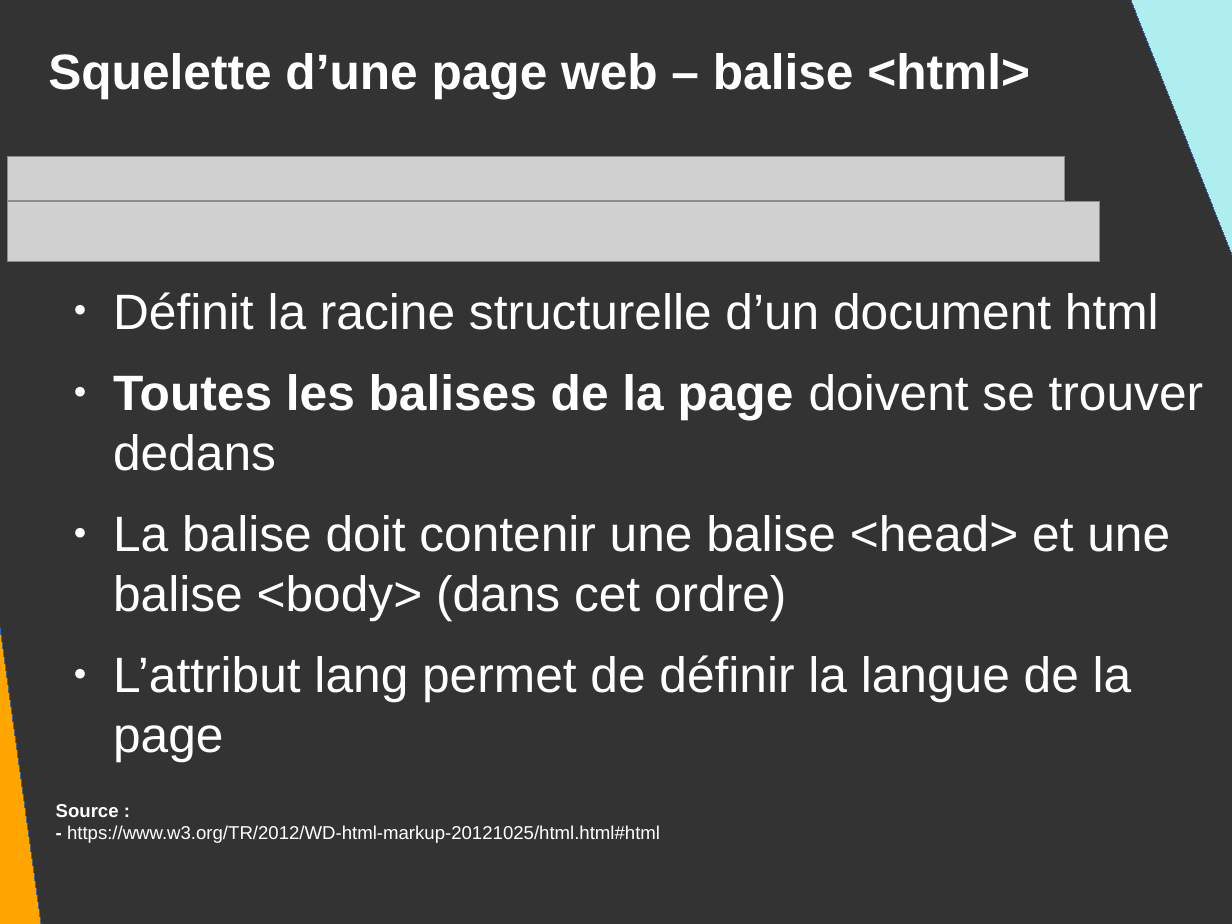
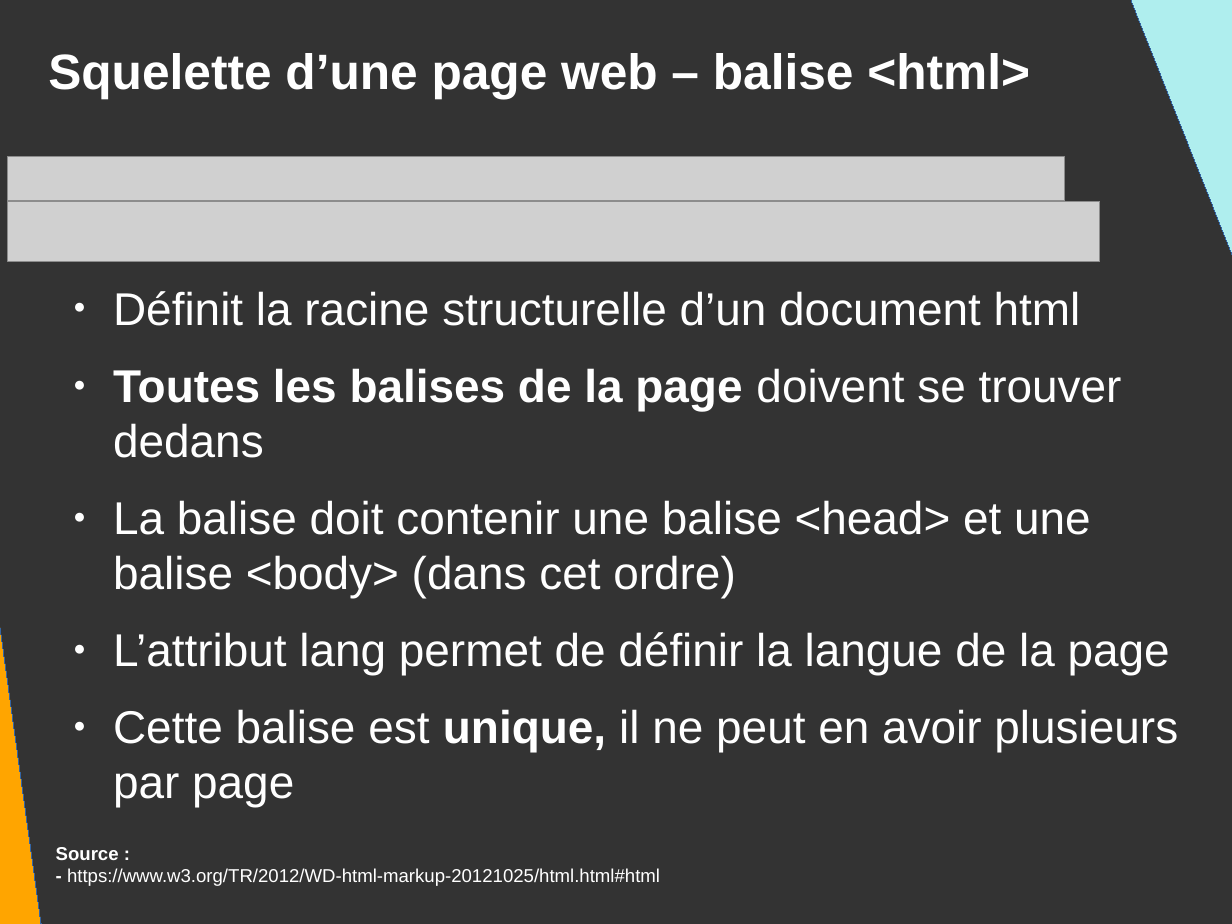
Before and after one commit to DanYellow/presentations, a slide deck: slide 19 of mmi/html/travaux-pratiques/numero-1/presentation.odp (slide 31 before the commit). Drawn at 1232x924 pixels with LibreOffice and Linux fonts; fonts in the diff are those of the drawing; grey boxes stand for pictures. Boxes give left, top, right and bottom in pixels: in the first picture for what was removed or moved away, otherwise in the second. Text is boxed around its words. In the diff, an @@ line names an element or a change of style, - is before the commit and + after.

```diff
--- a/mmi/html/travaux-pratiques/numero-1/presentation.odp
+++ b/mmi/html/travaux-pratiques/numero-1/presentation.odp
@@ text at (113, 291, 1170, 675): size 32 to 29.6 pt in "Définit la racine structurelle d’un document html", "Toutes les balises de la page doivent ...", "La balise doit contenir une balise <head> ...", "L’attribut lang permet de définir la langue ..." @@
@@ text at (113, 709, 1178, 752): paragraph added @@
+● Cette balise est unique, il ne peut en avoir plusieurs par page
@@ text "Source :": place and size @@
-text "Source :" at (56, 804, 660, 843)
+text "Source :" at (56, 847, 660, 886)
```
Also in this commit, not shown: 7 other slides changed, 15 slides added, 1 slide removed, 3 other files.
